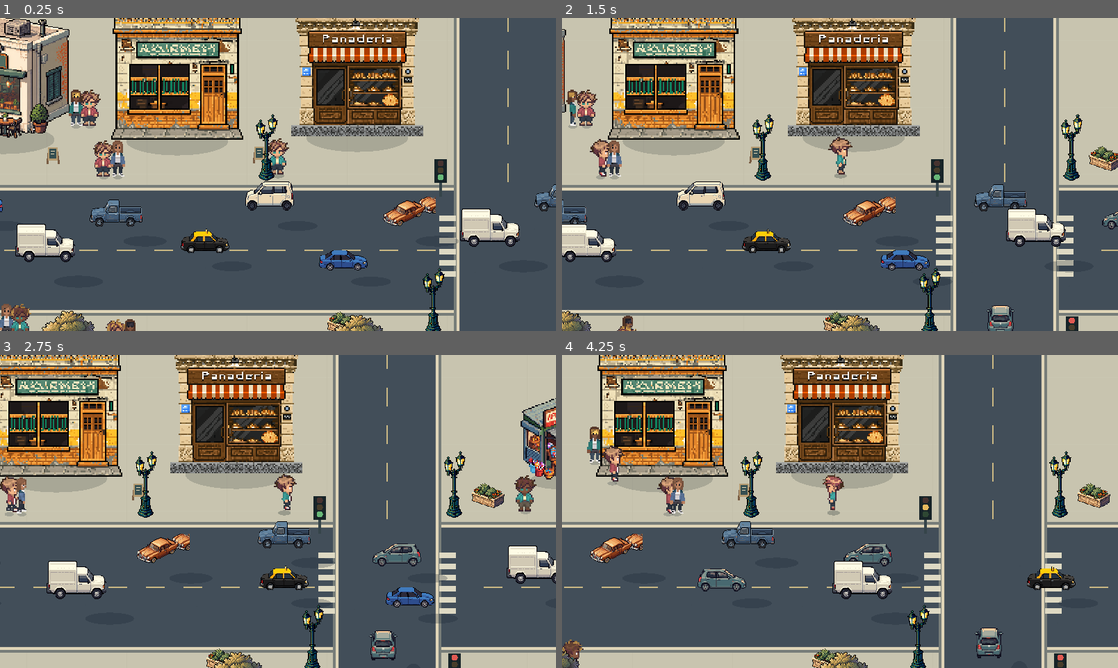
Above: before the commit, frames 1-4 (two rows, left to right).
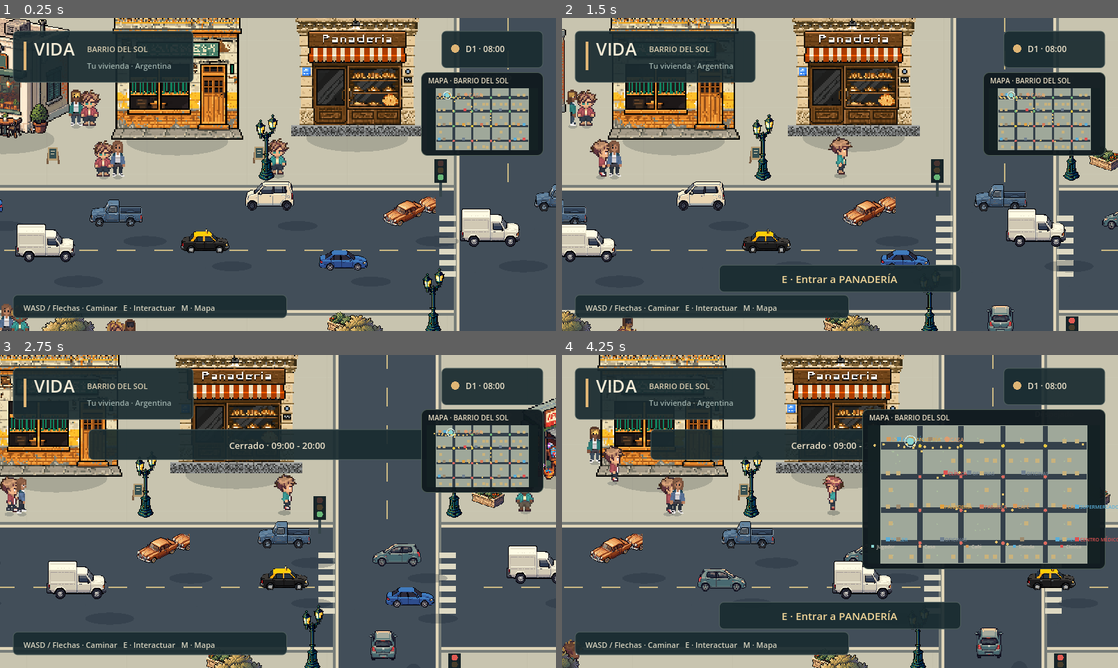
Above: after the commit, the same moments.

Repository: AgustinWojtyszyn/Life--simulador-de-vida
Game: Godot game, scene res://scenes/playground.tscn
The game is run twice, just before and just after one commit, with the same random seed, the same clock (stepped at 60 frames per second) and the same inputs. This scene is started directly instead of the project's main scene.
Inputs (mouse positions are in pixels of both pictures, inside the frame that each line leads up to):
- Up to frame 1 (0.25 s): no input
- Up to frame 2 (1.5 s): move the mouse to (962, 158) at 0.52 s; hold D (move_right) 0.53-1.25 s; tap E (interact) at 0.6 s; click (962, 158) at 0.67 s; drag from (728, 190) to (812, 237) at 1.27 s
- Up to frame 3 (2.75 s): move the mouse to (333, 442) at 2.02 s; hold D (move_right) from 2.03 s (still down); tap E (interact) at 2.1 s
- Up to frame 4 (4.25 s): release D (move_right) at 2.75 s; drag from (812, 574) to (673, 464) at 2.77 s; move the mouse to (1006, 558) at 3.52 s; hold A (move_left) from 3.53 s (still down); tap E (interact) at 3.6 s; tap M (toggle_minimap) at 4.15 s

The runs differ from the first frame. In frame 1, 16% of the frame differs, in the area x 2-98%, y 4-96%; in frame 2, 20%; in frame 3, 22%; in frame 4, 37%, in the area x 2-100%, y 4-96%.
Error before the commit: Parse Error: Could not preload resource script "res://scripts/minimap.gd". (res://scripts/city_hud.gd:20)

Commit message:
fix: rebuild minimap mobile throttle from clean main

Diff:
--- a/scripts/minimap.gd
+++ b/scripts/minimap.gd
@@ -3,7 +3,6 @@
 var world: Node2D
 var expanded := false
 var refresh_clock := 0.0
-var cached_roads: Array[Rect2] = []
 
 func _ready() -> void:
 	add_to_group("city_minimap")
@@ -12,7 +11,6 @@
 	gui_input.connect(_on_gui_input)
 	get_viewport().size_changed.connect(layout)
 	layout()
-	cached_roads = DistrictBlocks.roads(WorldManager.district)
 	queue_redraw()
 
 func layout() -> void:
@@ -28,7 +26,8 @@
 
 func _process(delta: float) -> void:
 	refresh_clock += delta
-	var interval := 0.25 if InputManager.touch_enabled else 0.12\n\tif refresh_clock < interval:
+	var interval := 0.25 if InputManager.touch_enabled else 0.12
+	if refresh_clock < interval:
 		return
 	refresh_clock = 0.0
 	if is_instance_valid(world):
@@ -77,7 +76,7 @@
 	var mapped_world := rect_to_map(world_rect, inner)
 	draw_rect(mapped_world, Color("9fa89a"))  # slightly warmer ground
 	# Roads
-	for road in cached_roads:
+	for road in DistrictBlocks.roads(WorldManager.district):
 		draw_rect(rect_to_map(road, inner), Color("34404a"))
 	# Buildings with color-coded types
 	for object in world.city_objects:
